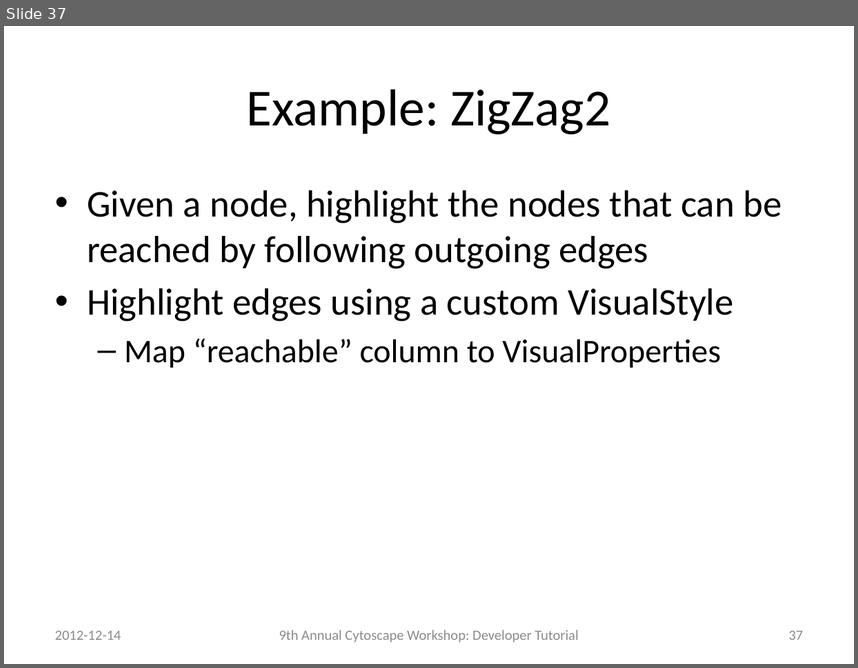
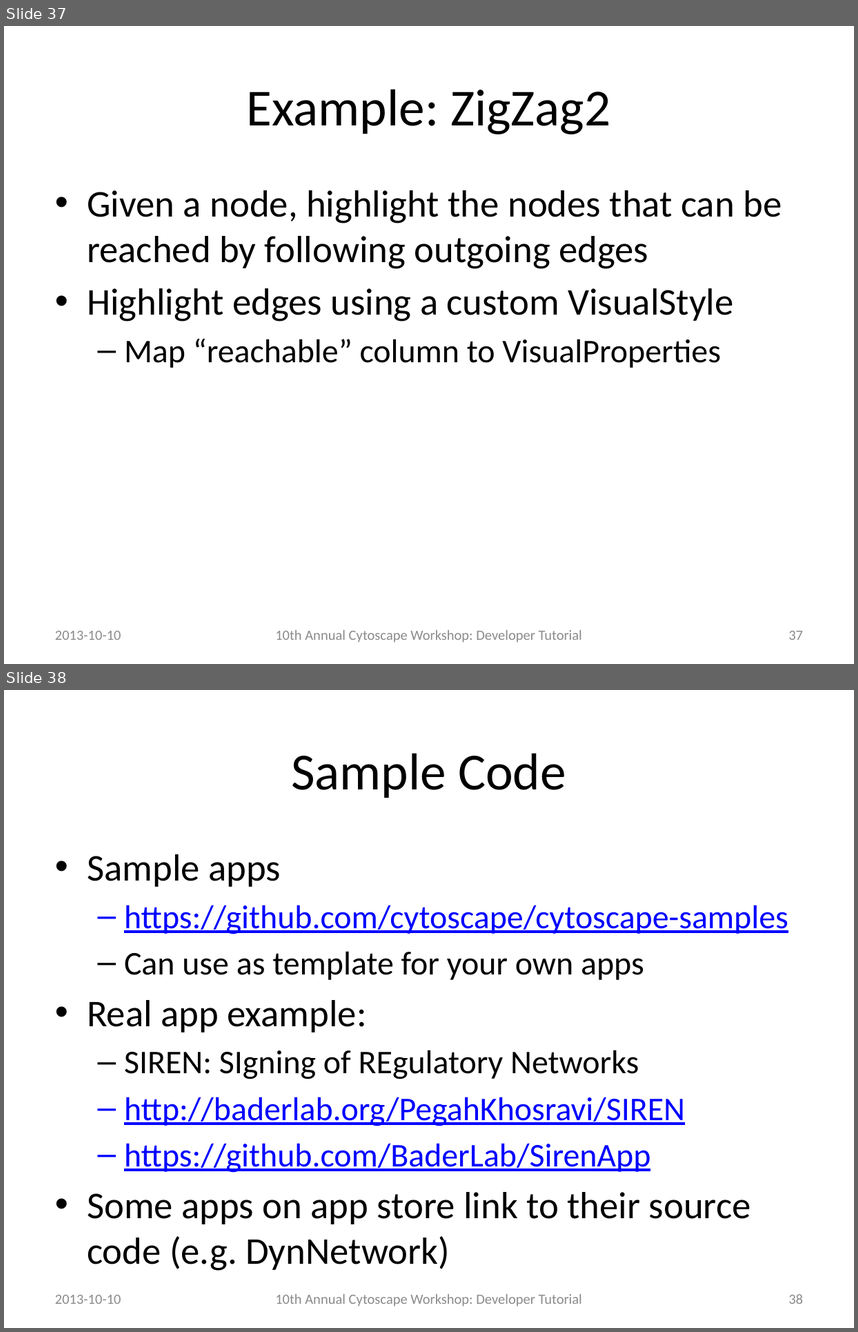
Before and after one commit to jrrmzz/cy3-dev-tutorial, a slide deck: slides.pptx. Shown one above the other, each under a label of ours: slide 37 before the commit, slides 37 and 38 after it. The pictures are 858x668 and 858x1332 pixels, drawn with LibreOffice and Linux fonts; fonts in the diff are those of the drawing. Boxes give left, top, right and bottom in pixels: in the first picture for what was removed or moved away, otherwise in the second. Text is boxed around its words. In the diff, an @@ line names an element or a change of style, - is before the commit and + after.

Commit message:
Updated tutorial materials for 2013 workshop/retreat

```diff
--- a/slides.pptx
+++ b/slides.pptx
@@ slide 38 added at bbox=[4, 690, 854, 1328], background #FFFFFF @@
@@ title added at bbox=[291, 753, 566, 798], 44 pt, text #000000 @@
+Sample Code
@@ text added at bbox=[87, 854, 789, 1270], 28 pt, text #000000 @@
+• Sample apps
+  – https://github.com/cytoscape/cytoscape-samples
+  – Can use as template for your own apps
+• Real app example:
+  – SIREN: SIgning of REgulatory Networks
+  – http://baderlab.org/PegahKhosravi/SIREN
+  – https://github.com/BaderLab/SirenApp
+• Some apps on app store link to their source code (e.g. DynNetwork)
@@ text added at bbox=[55, 1294, 121, 1303], 12 pt, text #8C8C8C @@
+2013-10-10
@@ text added at bbox=[275, 1294, 582, 1305], 12 pt, text #8C8C8C @@
+10th Annual Cytoscape Workshop: Developer Tutorial
@@ page number added at bbox=[789, 1294, 803, 1303], 12 pt, text #8C8C8C @@
+38
@@ slide 37 changed as well @@
@@ text at bbox=[55, 630, 121, 639]: text changed @@
-2012-12-14
+2013-10-10
@@ text at bbox=[275, 630, 582, 641]: text changed @@
-9th Annual Cytoscape Workshop: Developer Tutorial
+10th Annual Cytoscape Workshop: Developer Tutorial
```
Also in this commit, not shown: 38 other slides changed, 5 other slides added, 2 other files.
